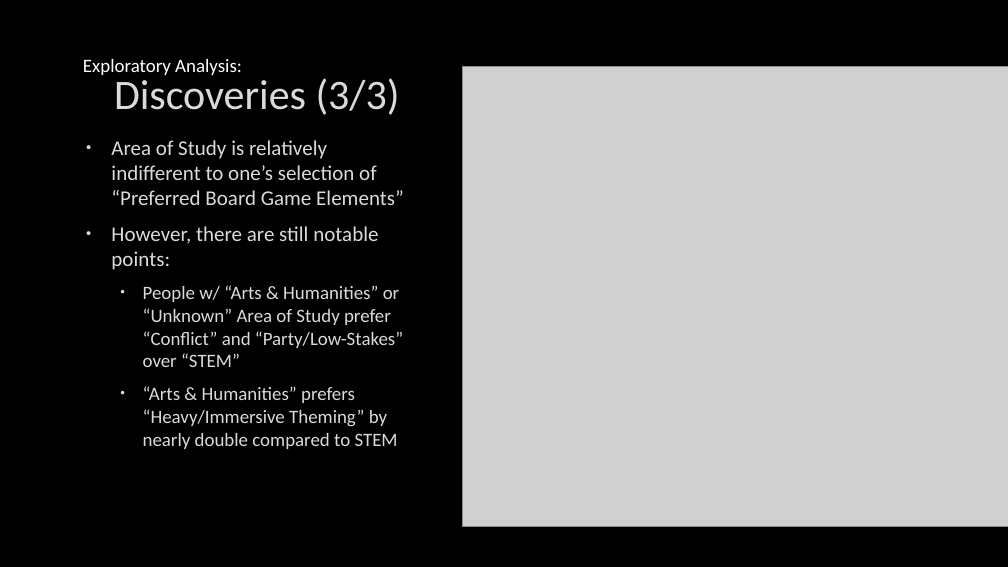
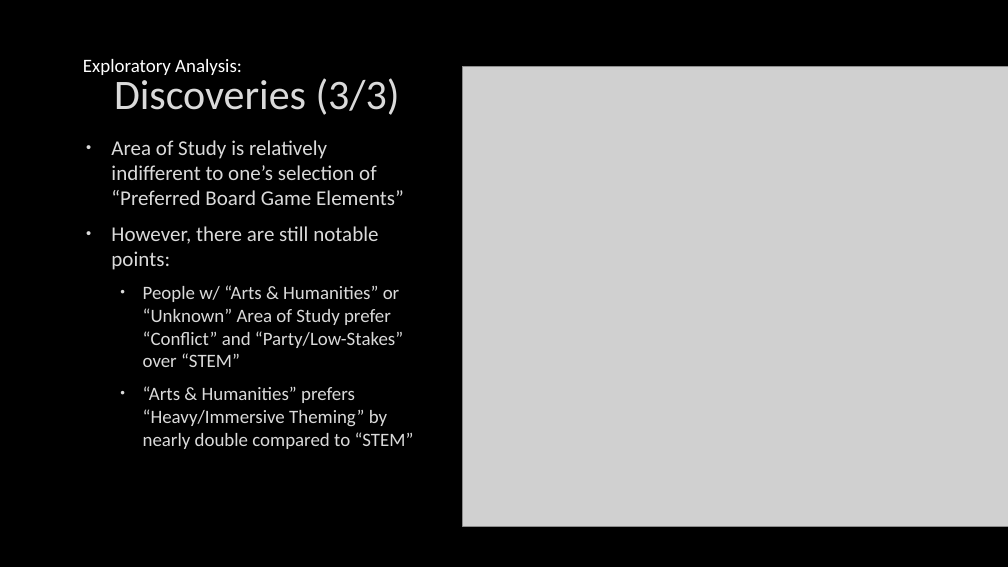
Before and after one commit to sevenwwu/sevenwwu.github.io, a slide deck: slide 9 of write-ups/presentation.pptx. Drawn at 1008x567 pixels with LibreOffice and Linux fonts; fonts in the diff are those of the drawing; grey boxes stand for pictures; background and template pictures are left out. Boxes give left, top, right and bottom in pixels: in the first picture for what was removed or moved away, otherwise in the second. Text is boxed around its words. In the diff, an @@ line names an element or a change of style, - is before the commit and + after.

Commit message:
final FINAL change

```diff
--- a/write-ups/presentation.pptx
+++ b/write-ups/presentation.pptx
@@ text at <box>143,386,414,449</box>: text changed @@
-  • “Arts & Humanities” prefers “Heavy/Immersive Theming” by nearly double compared to STEM
+  • “Arts & Humanities” prefers “Heavy/Immersive Theming” by nearly double compared to “STEM”
```
